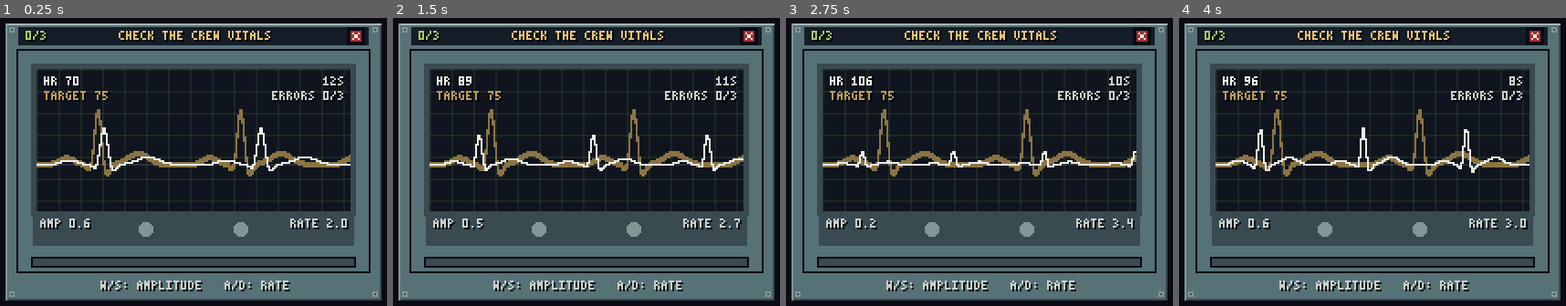
Above: before the commit, frames 1-4 (left to right).
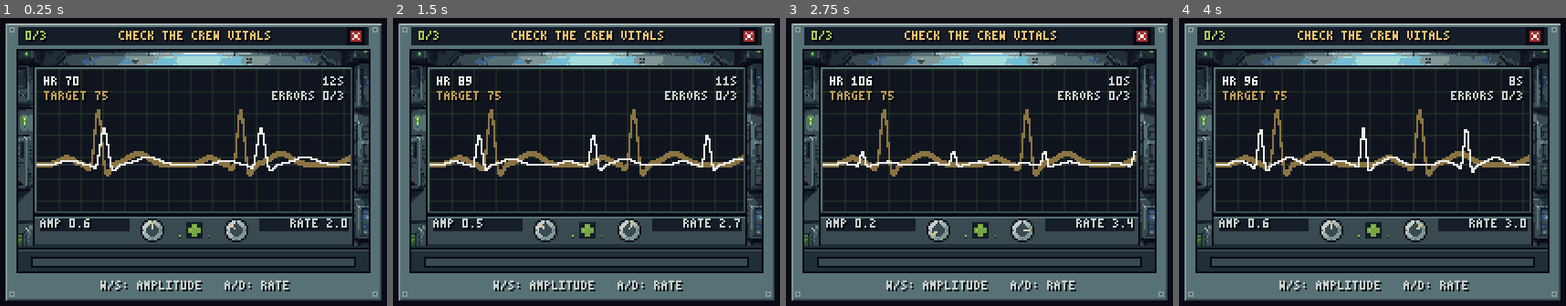
Above: after the commit, the same moments.

Repository: HattoriLoL/Artemis-Adventure
Game: Godot game, scene res://cenas/minigame_vitais.tscn
Same seed, same stepped clock (60 frames per second), same inputs: the game is played once before the commit and once after it. This scene is started directly instead of the project's main scene.
Inputs (mouse positions are in pixels of both pictures, inside the frame that each line leads up to):
- Up to frame 1 (0.25 s): no input
- Up to frame 2 (1.5 s): tap Enter (ui_accept) at 0.5, 0.77 s; move the mouse to (714, 144) at 0.52 s; hold D (direita) 0.53-1.28 s; hold E (usar) 0.53-1.28 s; click (714, 144) at 0.67 s; move the mouse to (470, 179) at 1.27 s; hold S (baixo) from 1.28 s (still down); tap Shift at 1.35 s
- Up to frame 3 (2.75 s): tap Enter (ui_accept) at 1.52 s; move the mouse to (1037, 90) at 2.02 s; release S (baixo) at 2.03 s; hold D (direita) from 2.03 s (still down); tap X at 2.1 s
- Up to frame 4 (4 s): move the mouse to (1341, 228) at 2.77 s; release D (direita) at 2.78 s; hold W (cima) 2.78-3.53 s; tap J at 2.85 s; click (1341, 228) at 2.92 s; tap Enter (ui_accept) at 3.02, 3.77 s; move the mouse to (1546, 210) at 3.52 s; hold A (esquerda) from 3.53 s (still down); tap 1 at 3.6 s

The runs differ from the first frame. In frame 1, 19% of the frame differs, in the area x 4-96%, y 11-88%; in frame 2, 19%; in frame 3, 19%; in frame 4, 19%.

Commit message:
Sinais vitais: arte na paleta Apollo (monitor médico com a tela do ECG e o painel de botões, ícone da tarefa e ilustração do tutorial); os botões de amplitude e ritmo giram com o valor

Diff:
--- a/jogo/scripts/minigame_vitais.gd
+++ b/jogo/scripts/minigame_vitais.gd
@@ -39,6 +39,8 @@
 const BASE_Y := 62.0                               # linha de base das ondas (dentro do fundo)
 const ESCALA := 34.0
 const ROTULO_Y := 92.0                             # AMP e RATE embaixo da tela
+const BOTAO_AMP := Vector2(73, 98)                 # botões giratórios do painel (raio 6); a marca gira com o valor
+const BOTAO_RITMO := Vector2(119, 98)
 
 const RODADAS := 3
 const MAX_ERROS := 3
@@ -266,11 +268,24 @@
 		VERMELHO_CLARO if erros > 0 else BRANCO_SUJO)
 
 
-## Os rótulos dos dois botões giratórios do painel, com o valor do jogador.
+## Os rótulos dos dois botões giratórios do painel, com o valor do jogador, e a marca de cada botão girando junto.
 func _rotulos() -> void:
+	_marca(BOTAO_AMP, inverse_lerp(AMP_MIN, AMP_MAX, amp))
+	_marca(BOTAO_RITMO, inverse_lerp(FREQ_MIN, FREQ_MAX, freq))
 	Fonte.desenhar(self, "AMP %.1f" % amp, JANELA + Vector2(12, ROTULO_Y), BRANCO_SUJO)
 	var tx := "RATE %.1f" % freq
 	Fonte.desenhar(self, tx, JANELA + Vector2(180 - Fonte.largura(tx), ROTULO_Y), BRANCO_SUJO)
+
+
+## A marca de um botão giratório: de -135 graus (mínimo) a +135 graus (máximo), com 0 apontando para cima.
+func _marca(c: Vector2, f: float) -> void:
+	var a := deg_to_rad(lerpf(-135.0, 135.0, clampf(f, 0.0, 1.0)))
+	var d := Vector2(sin(a), -cos(a))
+	var centro := JANELA + c + Vector2(0.5, 0.5)
+	if tex_fundo:                                   # cobre a marca fixa da arte (para cima) com o miolo do botão
+		draw_circle(centro, 3.5, CINZA_ESC)
+	for k in range(1, 5):
+		draw_rect(Rect2((centro + d * k).floor(), Vector2.ONE), AMARELO if k > 2 else BRANCO_SUJO)
 
 
 ## Quanto falta para travar a onda (casada por TEMPO_SYNC segundos).
Binary file added: jogo/assets/icones/habitat_vitais.png
Not shown, added: jogo/assets/icones/habitat_vitais.png.import
Binary file added: jogo/assets/minigames/vitais/fundo.png
Not shown, added: jogo/assets/minigames/vitais/fundo.png.import
Binary file added: jogo/assets/tutoriais/vitais.png
Not shown, added: jogo/assets/tutoriais/vitais.png.import
